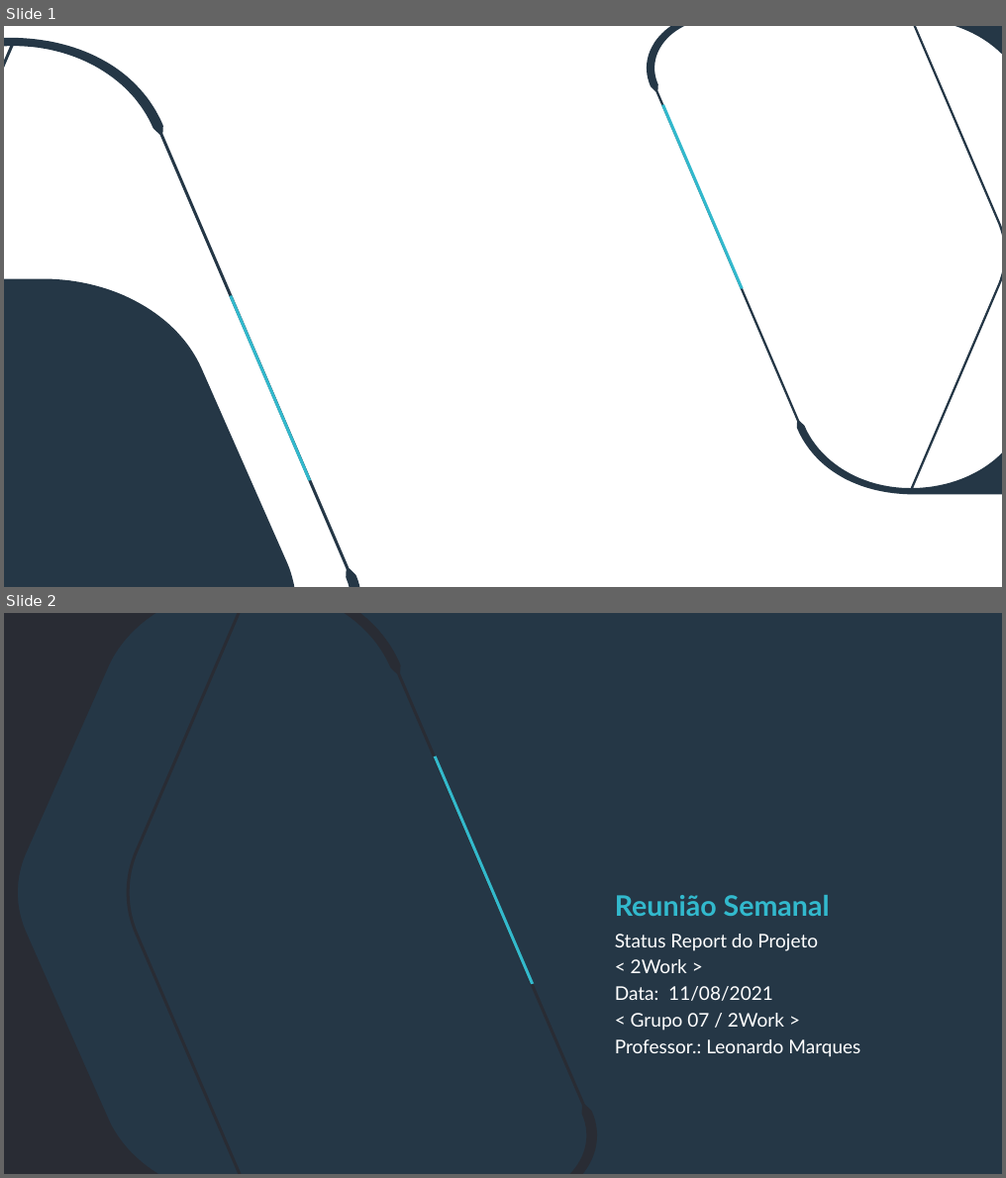
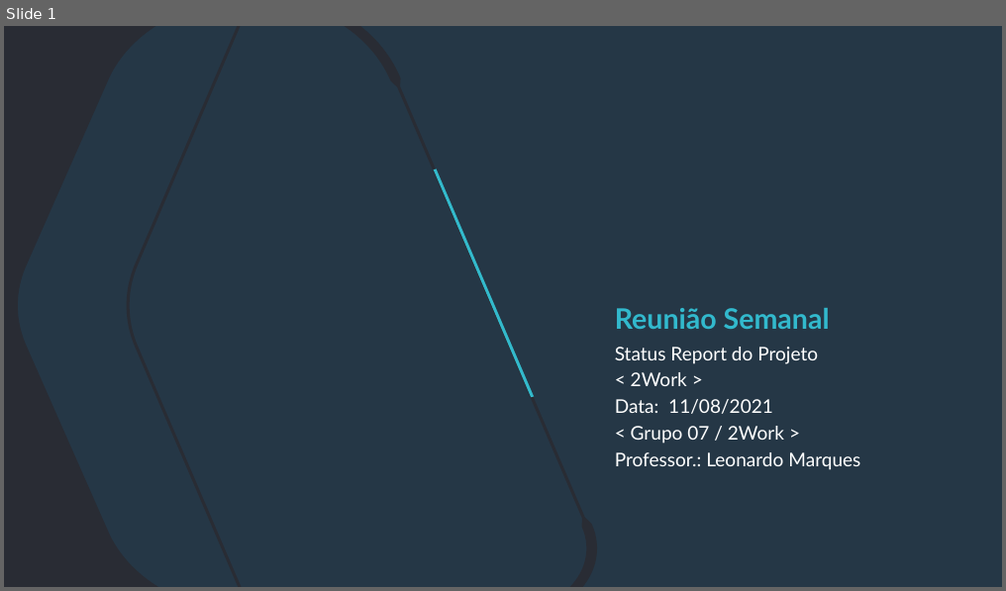
Before and after one commit to vini-novais/Grupo07-2WORK, a slide deck: Documentos/Status Report/StatusReport-semana2.pptx. Shown one above the other, each under a label of ours: slides 1 and 2 before the commit, slide 1 after it. The pictures are 1006x1178 and 1006x591 pixels, drawn with LibreOffice and Linux fonts; fonts in the diff are those of the drawing; background and template pictures are left out. Boxes give left, top, right and bottom in pixels: in the first picture for what was removed or moved away, otherwise in the second. Text is boxed around its words. In the diff, an @@ line names an element or a change of style, - is before the commit and + after.

```diff
--- a/Documentos/Status Report/StatusReport-semana2.pptx
+++ b/Documentos/Status Report/StatusReport-semana2.pptx
@@ slide 1 removed at <box>4,26,1002,587</box>, background #FFFFFF @@
@@ freeform shape removed at <box>4,38,359,587</box> @@
@@ freeform shape removed at <box>647,26,1002,494</box> @@
@@ freeform shape removed at <box>661,105,744,289</box> @@
@@ freeform shape removed at <box>4,279,294,587</box> @@
@@ freeform shape removed at <box>230,295,312,480</box> @@
@@ what was slide 2 is now slide 1 @@
```
Also in this commit, not shown: 1 slide changed.
